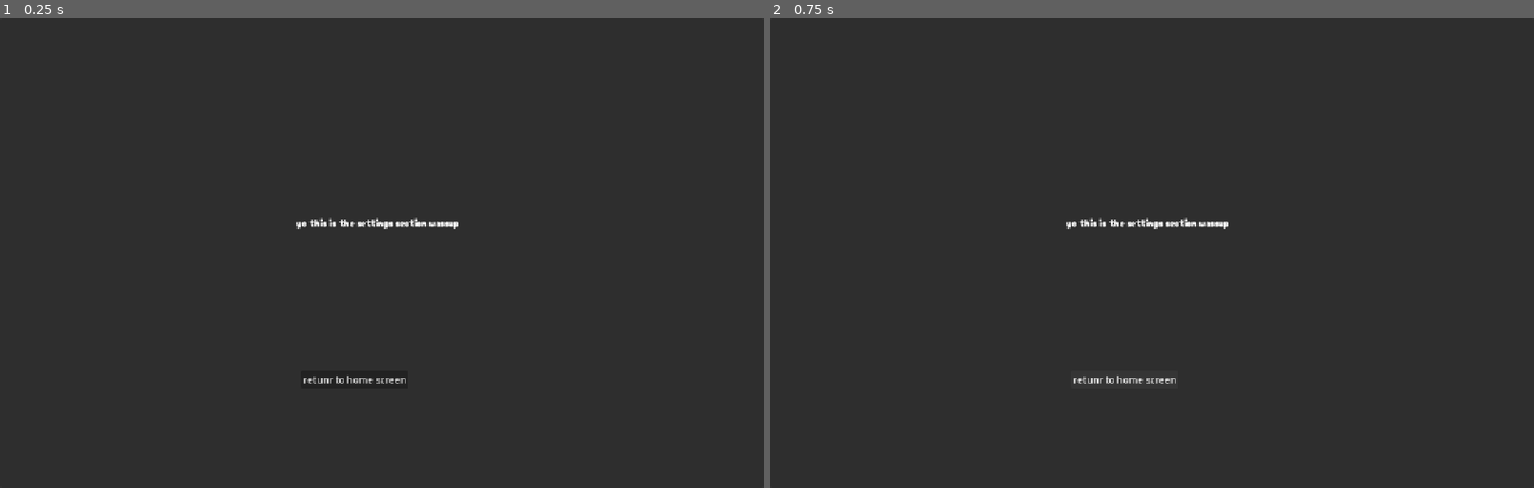
Above: before the commit, frames 1-2 (left to right).
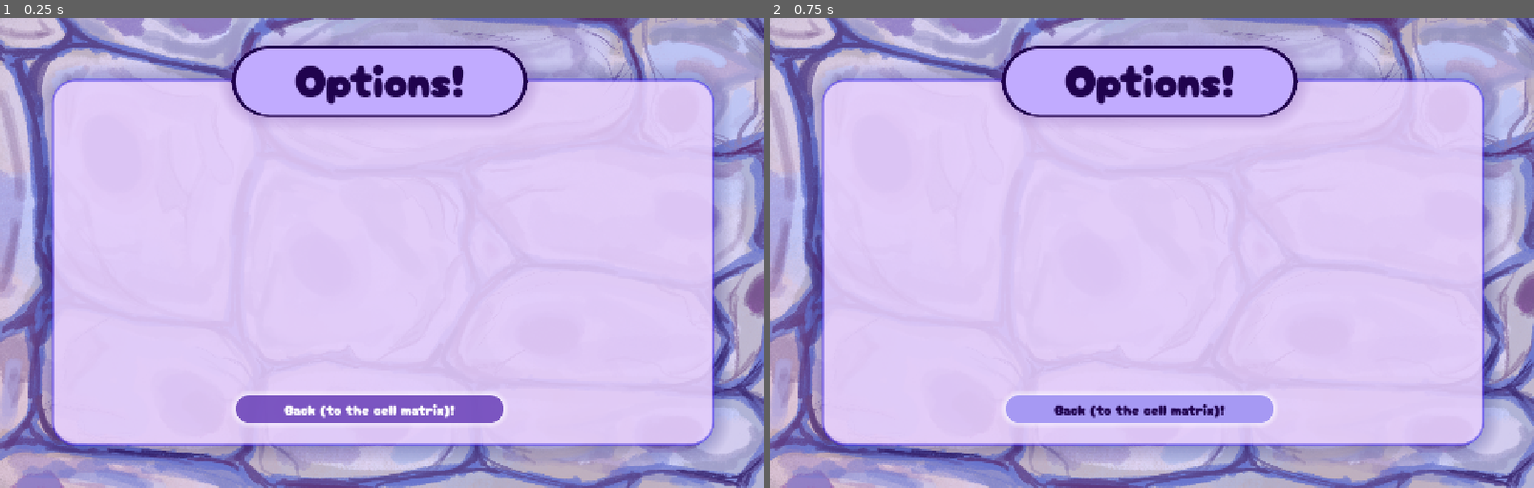
Above: after the commit, the same moments.

Repository: arislam-cs28/vitae
Game: Godot game, scene res://user/options.tscn
Two runs of this game, one before a commit and one after it. Both use one fixed random seed, a clock stepped at 60 frames per second and the inputs below. This scene is started directly instead of the project's main scene.
Inputs:
- Up to frame 1 (0.25 s): no input
- Up to frame 2 (0.75 s): click "retunr to home screen" (after the commit: "Back (to the cell matrix)!") at 0.5 s

The runs differ from the first frame. In frame 1, 100% of the frame differs, in the area x 0-100%, y 0-100%; in frame 2, 100%.

Commit message:
Added bgm

Diff:
--- a/user/options.tscn
+++ b/user/options.tscn
@@ -2,6 +2,60 @@
 
 [ext_resource type="Script" uid="uid://cag35g5h253s6" path="res://reusables/config_button.gd" id="1_03v0f"]
 [ext_resource type="Script" uid="uid://b7v1v333ouy3h" path="res://user/options.gd" id="1_fwo0k"]
+[ext_resource type="Texture2D" uid="uid://gwisdam6txp4" path="res://assets/art/backgrounds/home_bg.png" id="2_nd8fk"]
+[ext_resource type="FontFile" uid="uid://dng1lpnkpuaxa" path="res://assets/fonts/Blobby.ttf" id="3_2l7rp"]
+
+[sub_resource type="StyleBoxTexture" id="StyleBoxTexture_nhn7g"]
+texture = ExtResource("2_nd8fk")
+
+[sub_resource type="StyleBoxFlat" id="StyleBoxFlat_mi0vw"]
+bg_color = Color(0.9254902, 0.83137256, 1, 0.85882354)
+border_width_left = 5
+border_width_top = 5
+border_width_right = 5
+border_width_bottom = 5
+border_color = Color(0.21176471, 0.09803922, 1, 0.45882353)
+border_blend = true
+corner_radius_top_left = 40
+corner_radius_top_right = 40
+corner_radius_bottom_right = 40
+corner_radius_bottom_left = 40
+corner_detail = 20
+shadow_color = Color(0, 0, 0.3529412, 0.21960784)
+shadow_size = 30
+
+[sub_resource type="StyleBoxFlat" id="StyleBoxFlat_5gp0n"]
+bg_color = Color(0.75489706, 0.6709232, 1, 1)
+border_width_left = 7
+border_width_top = 5
+border_width_right = 7
+border_width_bottom = 3
+border_color = Color(0.1254902, 0.011764706, 0.30588236, 1)
+corner_radius_top_left = 70
+corner_radius_top_right = 70
+corner_radius_bottom_right = 70
+corner_radius_bottom_left = 70
+shadow_color = Color(0.54509807, 0.4, 0.7137255, 0.3254902)
+shadow_size = 25
+
+[sub_resource type="StyleBoxFlat" id="StyleBoxFlat_huv4v"]
+bg_color = Color(0.21245876, 0.00034509748, 0.6236954, 0.63529414)
+corner_radius_top_left = 30
+corner_radius_top_right = 30
+corner_radius_bottom_right = 30
+corner_radius_bottom_left = 30
+shadow_color = Color(1, 1, 1, 0.6)
+shadow_size = 10
+
+[sub_resource type="StyleBoxFlat" id="StyleBoxFlat_t8wov"]
+bg_color = Color(0.6509804, 0.6, 0.9529412, 1)
+corner_radius_top_left = 30
+corner_radius_top_right = 30
+corner_radius_bottom_right = 30
+corner_radius_bottom_left = 30
+corner_detail = 20
+shadow_color = Color(1, 1, 1, 0.6)
+shadow_size = 10
 
 [node name="Options" type="Control" unique_id=355271672]
 layout_mode = 3
@@ -16,23 +70,49 @@
 layout_mode = 0
 offset_right = 1300.0
 offset_bottom = 800.0
+theme_override_styles/panel = SubResource("StyleBoxTexture_nhn7g")
 
-[node name="Label" type="Label" parent="." unique_id=275902785]
+[node name="Upper" type="Panel" parent="." unique_id=1790691998]
 layout_mode = 0
-offset_left = 504.0
-offset_top = 336.0
-offset_right = 789.0
-offset_bottom = 359.0
-text = "yo this is the settings section wassup"
+offset_left = 88.0
+offset_top = 104.0
+offset_right = 1216.0
+offset_bottom = 728.0
+theme_override_styles/panel = SubResource("StyleBoxFlat_mi0vw")
+
+[node name="Panel" type="Panel" parent="." unique_id=1742718448]
+layout_mode = 0
+offset_left = 394.0
+offset_top = 48.0
+offset_right = 898.0
+offset_bottom = 168.0
+theme_override_styles/panel = SubResource("StyleBoxFlat_5gp0n")
+
+[node name="Label" type="Label" parent="Panel" unique_id=275902785]
+layout_mode = 0
+offset_left = 107.0
+offset_right = 398.0
+offset_bottom = 109.0
+theme_override_colors/font_color = Color(0.1254902, 0.011764706, 0.30588236, 1)
+theme_override_font_sizes/font_size = 75
+text = "Options!"
+horizontal_alignment = 1
 
 [node name="Return" type="Button" parent="." unique_id=1783804109]
 layout_mode = 0
-offset_left = 512.0
-offset_top = 600.0
-offset_right = 694.0
-offset_bottom = 631.0
-text = "retunr to home screen
-"
+offset_left = 401.0
+offset_top = 642.0
+offset_right = 857.0
+offset_bottom = 689.0
+theme_override_colors/font_color = Color(1, 1, 1, 1)
+theme_override_colors/font_focus_color = Color(0.1254902, 0.011764706, 0.30588236, 1)
+theme_override_colors/font_hover_color = Color(0.1254902, 0.011764706, 0.30588236, 1)
+theme_override_colors/font_hover_pressed_color = Color(0.1254902, 0.011764706, 0.30588236, 1)
+theme_override_fonts/font = ExtResource("3_2l7rp")
+theme_override_font_sizes/font_size = 25
+theme_override_styles/normal = SubResource("StyleBoxFlat_huv4v")
+theme_override_styles/hover = SubResource("StyleBoxFlat_t8wov")
+text = "Back (to the cell matrix)!"
 script = ExtResource("1_03v0f")
 metadata/_custom_type_script = "uid://cag35g5h253s6"
 
--- /dev/null
+++ b/user/profile.gd
@@ -0,0 +1,15 @@
+extends Control
+
+
+# Called when the node enters the scene tree for the first time.
+func _ready() -> void:
+	pass # Replace with function body.
+
+
+# Called every frame. 'delta' is the elapsed time since the previous frame.
+func _process(delta: float) -> void:
+	pass
+
+
+func _on_return_pressed() -> void:
+	get_tree().change_scene_to_file("res://home_screen.tscn")
--- a/user/profile.tscn
+++ b/user/profile.tscn
@@ -1,4 +1,61 @@
 [gd_scene format=3 uid="uid://jyg0mc2ob3hv"]
+
+[ext_resource type="Script" uid="uid://b1rpfivxgrdf" path="res://user/profile.gd" id="1_7sgol"]
+[ext_resource type="Texture2D" uid="uid://gwisdam6txp4" path="res://assets/art/backgrounds/home_bg.png" id="2_553xv"]
+[ext_resource type="FontFile" uid="uid://dng1lpnkpuaxa" path="res://assets/fonts/Blobby.ttf" id="3_x0bx6"]
+[ext_resource type="Script" uid="uid://cag35g5h253s6" path="res://reusables/config_button.gd" id="4_ovoc0"]
+
+[sub_resource type="StyleBoxTexture" id="StyleBoxTexture_415sv"]
+texture = ExtResource("2_553xv")
+
+[sub_resource type="StyleBoxFlat" id="StyleBoxFlat_5bfkh"]
+bg_color = Color(0.9254902, 0.83137256, 1, 0.85882354)
+border_width_left = 5
+border_width_top = 5
+border_width_right = 5
+border_width_bottom = 5
+border_color = Color(0.21176471, 0.09803922, 1, 0.45882353)
+border_blend = true
+corner_radius_top_left = 40
+corner_radius_top_right = 40
+corner_radius_bottom_right = 40
+corner_radius_bottom_left = 40
+corner_detail = 20
+shadow_color = Color(0, 0, 0.3529412, 0.21960784)
+shadow_size = 30
+
+[sub_resource type="StyleBoxFlat" id="StyleBoxFlat_8jvlp"]
+bg_color = Color(0.75489706, 0.6709232, 1, 1)
+border_width_left = 7
+border_width_top = 5
+border_width_right = 7
+border_width_bottom = 3
+border_color = Color(0.1254902, 0.011764706, 0.30588236, 1)
+corner_radius_top_left = 70
+corner_radius_top_right = 70
+corner_radius_bottom_right = 70
+corner_radius_bottom_left = 70
+shadow_color = Color(0.54509807, 0.4, 0.7137255, 0.3254902)
+shadow_size = 25
+
+[sub_resource type="StyleBoxFlat" id="StyleBoxFlat_4hm5c"]
+bg_color = Color(0.21245876, 0.00034509748, 0.6236954, 0.63529414)
+corner_radius_top_left = 30
+corner_radius_top_right = 30
+corner_radius_bottom_right = 30
+corner_radius_bottom_left = 30
+shadow_color = Color(1, 1, 1, 0.6)
+shadow_size = 10
+
+[sub_resource type="StyleBoxFlat" id="StyleBoxFlat_h0k7w"]
+bg_color = Color(0.6509804, 0.6, 0.9529412, 1)
+corner_radius_top_left = 30
+corner_radius_top_right = 30
+corner_radius_bottom_right = 30
+corner_radius_bottom_left = 30
+corner_detail = 20
+shadow_color = Color(1, 1, 1, 0.6)
+shadow_size = 10
 
 [node name="Profile" type="Control" unique_id=1610443149]
 layout_mode = 3
@@ -7,3 +64,56 @@
 anchor_bottom = 1.0
 grow_horizontal = 2
 grow_vertical = 2
+script = ExtResource("1_7sgol")
+
+[node name="Background" type="Panel" parent="." unique_id=1328604042]
+layout_mode = 0
+offset_right = 1300.0
+offset_bottom = 800.0
+theme_override_styles/panel = SubResource("StyleBoxTexture_415sv")
+
+[node name="Upper" type="Panel" parent="." unique_id=1797741725]
+layout_mode = 0
+offset_left = 88.0
+offset_top = 104.0
+offset_right = 1216.0
+offset_bottom = 728.0
+theme_override_styles/panel = SubResource("StyleBoxFlat_5bfkh")
+
+[node name="Panel" type="Panel" parent="." unique_id=354470142]
+layout_mode = 0
+offset_left = 394.0
+offset_top = 48.0
+offset_right = 898.0
+offset_bottom = 168.0
+theme_override_styles/panel = SubResource("StyleBoxFlat_8jvlp")
+
+[node name="Label" type="Label" parent="Panel" unique_id=745237940]
+layout_mode = 0
+offset_left = 107.0
+offset_right = 398.0
+offset_bottom = 109.0
+theme_override_colors/font_color = Color(0.1254902, 0.011764706, 0.30588236, 1)
+theme_override_font_sizes/font_size = 75
+text = "Profile!"
+horizontal_alignment = 1
+
+[node name="Return" type="Button" parent="." unique_id=645273444]
+layout_mode = 0
+offset_left = 401.0
+offset_top = 642.0
+offset_right = 857.0
+offset_bottom = 689.0
+theme_override_colors/font_color = Color(1, 1, 1, 1)
+theme_override_colors/font_focus_color = Color(0.1254902, 0.011764706, 0.30588236, 1)
+theme_override_colors/font_hover_color = Color(0.1254902, 0.011764706, 0.30588236, 1)
+theme_override_colors/font_hover_pressed_color = Color(0.1254902, 0.011764706, 0.30588236, 1)
+theme_override_fonts/font = ExtResource("3_x0bx6")
+theme_override_font_sizes/font_size = 25
+theme_override_styles/normal = SubResource("StyleBoxFlat_4hm5c")
+theme_override_styles/hover = SubResource("StyleBoxFlat_h0k7w")
+text = "Back (to the cell matrix)!"
+script = ExtResource("4_ovoc0")
+metadata/_custom_type_script = "uid://cag35g5h253s6"
+
+[connection signal="pressed" from="Return" to="." method="_on_return_pressed"]
--- /dev/null
+++ b/user/resources/resources.gd
@@ -0,0 +1,11 @@
+extends Control
+
+
+# Called when the node enters the scene tree for the first time.
+func _ready() -> void:
+	pass # Replace with function body.
+
+
+# Called every frame. 'delta' is the elapsed time since the previous frame.
+func _process(delta: float) -> void:
+	pass
--- a/user/resources/resources.tscn
+++ b/user/resources/resources.tscn
@@ -1,4 +1,61 @@
 [gd_scene format=3 uid="uid://d1sdi57omkdii"]
+
+[ext_resource type="Script" uid="uid://vy1i5ogihqn0" path="res://user/resources/resources.gd" id="1_76xax"]
+[ext_resource type="Texture2D" uid="uid://gwisdam6txp4" path="res://assets/art/backgrounds/home_bg.png" id="2_5kslw"]
+[ext_resource type="FontFile" uid="uid://dng1lpnkpuaxa" path="res://assets/fonts/Blobby.ttf" id="3_81at1"]
+[ext_resource type="Script" uid="uid://cag35g5h253s6" path="res://reusables/config_button.gd" id="4_5bh5e"]
+
+[sub_resource type="StyleBoxTexture" id="StyleBoxTexture_45dtr"]
+texture = ExtResource("2_5kslw")
+
+[sub_resource type="StyleBoxFlat" id="StyleBoxFlat_2jy27"]
+bg_color = Color(0.9254902, 0.83137256, 1, 0.85882354)
+border_width_left = 5
+border_width_top = 5
+border_width_right = 5
+border_width_bottom = 5
+border_color = Color(0.21176471, 0.09803922, 1, 0.45882353)
+border_blend = true
+corner_radius_top_left = 40
+corner_radius_top_right = 40
+corner_radius_bottom_right = 40
+corner_radius_bottom_left = 40
+corner_detail = 20
+shadow_color = Color(0, 0, 0.3529412, 0.21960784)
+shadow_size = 30
+
+[sub_resource type="StyleBoxFlat" id="StyleBoxFlat_wiy03"]
+bg_color = Color(0.75489706, 0.6709232, 1, 1)
+border_width_left = 7
+border_width_top = 5
+border_width_right = 7
+border_width_bottom = 3
+border_color = Color(0.1254902, 0.011764706, 0.30588236, 1)
+corner_radius_top_left = 70
+corner_radius_top_right = 70
+corner_radius_bottom_right = 70
+corner_radius_bottom_left = 70
+shadow_color = Color(0.54509807, 0.4, 0.7137255, 0.3254902)
+shadow_size = 25
+
+[sub_resource type="StyleBoxFlat" id="StyleBoxFlat_avhyv"]
+bg_color = Color(0.21245876, 0.00034509748, 0.6236954, 0.63529414)
+corner_radius_top_left = 30
+corner_radius_top_right = 30
+corner_radius_bottom_right = 30
+corner_radius_bottom_left = 30
+shadow_color = Color(1, 1, 1, 0.6)
+shadow_size = 10
+
+[sub_resource type="StyleBoxFlat" id="StyleBoxFlat_2s2c2"]
+bg_color = Color(0.6509804, 0.6, 0.9529412, 1)
+corner_radius_top_left = 30
+corner_radius_top_right = 30
+corner_radius_bottom_right = 30
+corner_radius_bottom_left = 30
+corner_detail = 20
+shadow_color = Color(1, 1, 1, 0.6)
+shadow_size = 10
 
 [node name="Resources" type="Control" unique_id=659437248]
 layout_mode = 3
@@ -7,3 +64,55 @@
 anchor_bottom = 1.0
 grow_horizontal = 2
 grow_vertical = 2
+script = ExtResource("1_76xax")
+
+[node name="Background" type="Panel" parent="." unique_id=2046568584]
+layout_mode = 0
+offset_right = 1300.0
+offset_bottom = 800.0
+theme_override_styles/panel = SubResource("StyleBoxTexture_45dtr")
+
+[node name="Upper" type="Panel" parent="." unique_id=340749193]
+layout_mode = 0
+offset_left = 88.0
+offset_top = 104.0
+offset_right = 1216.0
+offset_bottom = 728.0
+theme_override_styles/panel = SubResource("StyleBoxFlat_2jy27")
+
+[node name="Panel" type="Panel" parent="." unique_id=331199682]
+layout_mode = 0
+offset_left = 1264.0
+offset_top = 168.0
+offset_right = 1768.0
+offset_bottom = 288.0
+rotation = 1.5707964
+theme_override_styles/panel = SubResource("StyleBoxFlat_wiy03")
+
+[node name="Label" type="Label" parent="Panel" unique_id=1142611691]
+layout_mode = 0
+offset_left = 96.0
+offset_right = 435.0
+offset_bottom = 109.0
+theme_override_colors/font_color = Color(0.1254902, 0.011764706, 0.30588236, 1)
+theme_override_font_sizes/font_size = 75
+text = "Resources"
+horizontal_alignment = 1
+
+[node name="Return" type="Button" parent="." unique_id=1214175651]
+layout_mode = 0
+offset_left = 401.0
+offset_top = 642.0
+offset_right = 857.0
+offset_bottom = 689.0
+theme_override_colors/font_color = Color(1, 1, 1, 1)
+theme_override_colors/font_focus_color = Color(0.1254902, 0.011764706, 0.30588236, 1)
+theme_override_colors/font_hover_color = Color(0.1254902, 0.011764706, 0.30588236, 1)
+theme_override_colors/font_hover_pressed_color = Color(0.1254902, 0.011764706, 0.30588236, 1)
+theme_override_fonts/font = ExtResource("3_81at1")
+theme_override_font_sizes/font_size = 25
+theme_override_styles/normal = SubResource("StyleBoxFlat_avhyv")
+theme_override_styles/hover = SubResource("StyleBoxFlat_2s2c2")
+text = "Back (to the cell matrix)!"
+script = ExtResource("4_5bh5e")
+metadata/_custom_type_script = "uid://cag35g5h253s6"
Not shown, added: assets/sfx/vitae_bgm.mp3.import
Not shown, added: user/profile.gd.uid
Not shown, added: user/resources/resources.gd.uid
Not shown, added: assets/sfx/vitae_bgm.mp3
